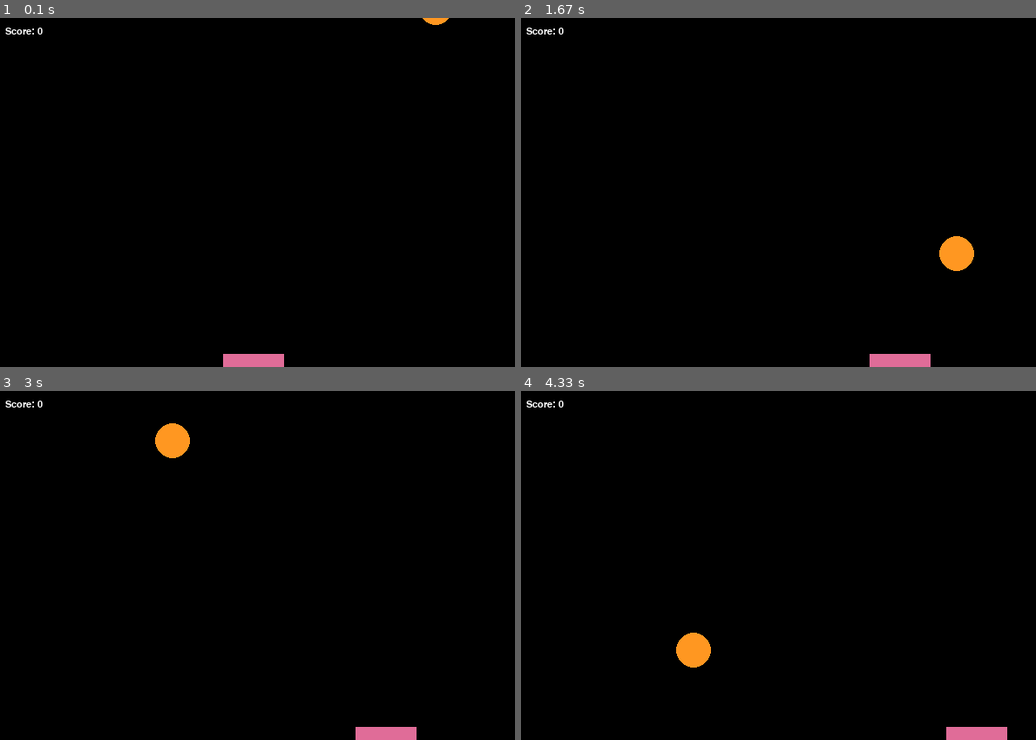
Above: before the commit, frames 1-4 (two rows, left to right).
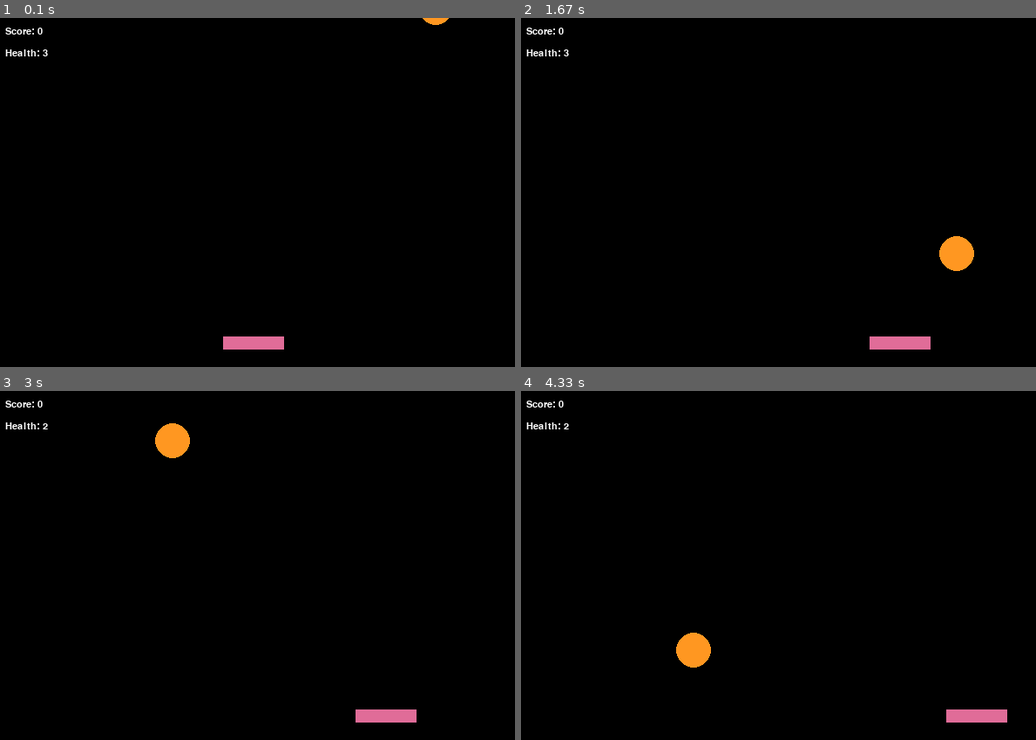
Above: after the commit, the same moments.

Repository: cwrlcarl/pygame-mini-games
Game: pygame game, started from falling-objects/main.py
The game is run twice, just before and just after one commit, with the same random seed, the same clock (stepped at 60 frames per second) and the same inputs.
Inputs:
- Up to frame 1 (0.1 s): no input
- Up to frame 2 (1.67 s): hold Right 0.33-0.8 s; hold Right 0.83-1.3 s; hold Left from 1.33 s (still down)
- Up to frame 3 (3 s): release Left at 1.87 s; hold Left 1.9-2.3 s; hold Right 2.33-2.97 s
- Up to frame 4 (4.33 s): hold Left 3-3.47 s; hold Right 3.5-3.97 s; hold Right from 4 s (still down)

The runs differ from the first frame. In frame 1, 1.0% of the frame differs, in the area x 1-56%, y 9-100%; in frame 2, 1.0%; in frame 3, 1.0%; in frame 4, 1.0%.

Commit message:
Display health text

Diff:
--- a/falling-objects/main.py
+++ b/falling-objects/main.py
@@ -9,6 +9,7 @@
 screen = pygame.display.set_mode((SCREEN_WIDTH, SCREEN_HEIGHT))
 pygame.display.set_caption("Catch the flying ahh object")
 screen_font = pygame.font.SysFont("Monocraft", 17)
+game_over_font = pygame.font.SysFont("Monocraft", 40)
 
 PLAYER_WIDTH, PLAYER_HEIGHT = 70, 15
 PLAYER_SPEED = 4
@@ -22,8 +23,10 @@
 PLAYER_COLOR = (224, 108, 152)
 OBJECT_COLOR = (255, 151, 33)
 
+game_over = False
 
-def draw_window(player_rect, object_rect, score):
+
+def draw_window(player_rect, object_rect, score, health):
     screen.fill(BG_COLOR)
 
     pygame.draw.rect(screen, PLAYER_COLOR, player_rect)
@@ -31,6 +34,14 @@
 
     score_text = screen_font.render(f"Score: {score}", True, TEXT_COLOR)
     screen.blit(score_text, (15, 10))
+
+    health_text = screen_font.render(f"Health: {health}", True, TEXT_COLOR)
+    screen.blit(health_text, (15, 35))
+
+    if game_over:
+        game_over_text = game_over_font.render("Game Over!", True, TEXT_COLOR)
+        screen.blit(game_over_text,(SCREEN_WIDTH // 2 - game_over_text.get_width() // 2,
+                    SCREEN_HEIGHT // 2 - game_over_text.get_height() // 2))
 
     pygame.display.update()
 
@@ -44,17 +55,21 @@
         player_rect.x += PLAYER_SPEED
 
 
-def handle_object(object_rect, player_rect, score):
+def handle_object(object_rect, player_rect, score, health):
     object_rect.y += FALL_SPEED
 
     if object_rect.y > SCREEN_HEIGHT:
+        health -= 1
         reset_object(object_rect)
+
+        if health <= 0:
+            print("Game Over")
 
     if player_rect.colliderect(object_rect):
         score += 10
         reset_object(object_rect)
 
-    return score
+    return score, health
 
 
 def reset_object(object_rect):
@@ -64,10 +79,10 @@
 
 def main():
     score = 0
-    lives = 3
+    health = 3
 
     player_rect = pygame.Rect(((SCREEN_WIDTH // 2) - (PLAYER_WIDTH // 2),
-                                SCREEN_HEIGHT - PLAYER_HEIGHT,
+                                SCREEN_HEIGHT - PLAYER_HEIGHT - 20,
                                 PLAYER_WIDTH, PLAYER_HEIGHT))
 
     object_rect = pygame.Rect((X_POS, Y_POS,
@@ -81,9 +96,9 @@
             if event.type == pygame.QUIT:
                 running = False
 
-        score = handle_object(object_rect, player_rect, score)
+        score, health = handle_object(object_rect, player_rect, score, health)
         handle_movement(player_rect)
-        draw_window(player_rect, object_rect, score)
+        draw_window(player_rect, object_rect, score, health)
         clock.tick(FPS)
 
     pygame.quit()
